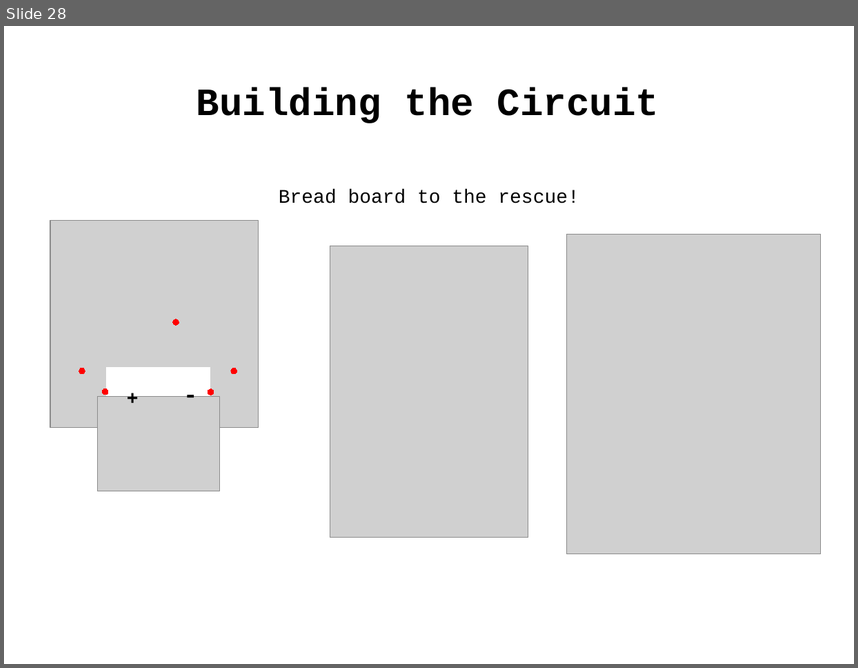
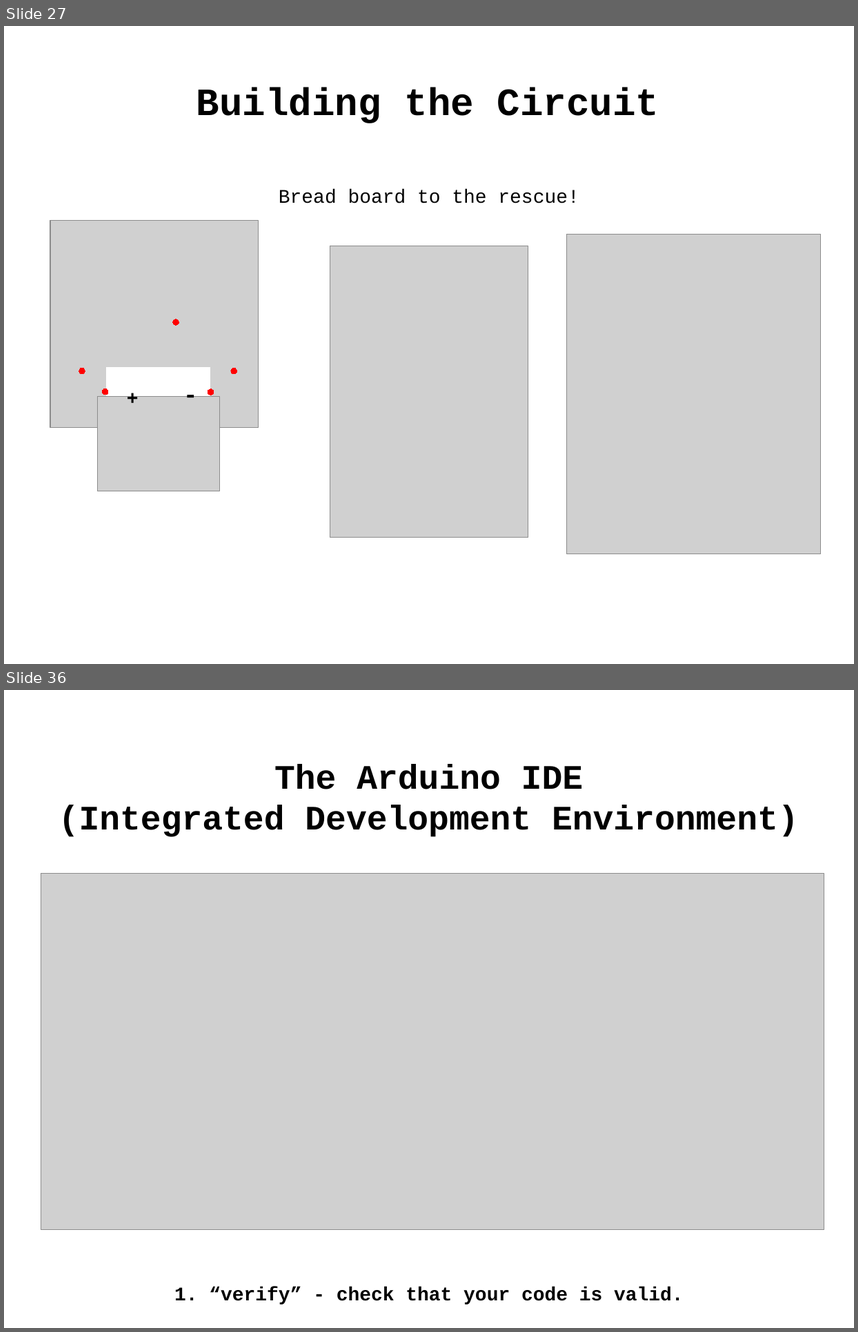
Before and after one commit to lovelandcreatorspace/presentations, a slide deck: arduino/101/raw/arduino101_slides.odp. Shown one above the other, each under a label of ours: slide 28 before the commit, slides 27 and 36 after it; the slides between them are not shown. The pictures are 858x668 and 858x1332 pixels, drawn with LibreOffice and Linux fonts; fonts in the diff are those of the drawing; grey boxes stand for pictures. Boxes give left, top, right and bottom in pixels: in the first picture for what was removed or moved away, otherwise in the second. Text is boxed around its words. In the diff, an @@ line names an element or a change of style, - is before the commit and + after.

```diff
--- a/arduino/101/raw/arduino101_slides.odp
+++ b/arduino/101/raw/arduino101_slides.odp
@@ slide 36 added at bbox=[4, 690, 854, 1328], background #FFFFFF @@
@@ text added at bbox=[59, 764, 799, 837], 32 pt, text #000000, bold @@
+The Arduino IDE
+(Integrated Development Environment)
@@ picture added at bbox=[41, 873, 824, 1229] @@
@@ text added at bbox=[174, 1286, 684, 1304], 18 pt, text #000000, bold @@
+1. “verify” - check that your code is valid.
@@ what was slide 28 is now slide 27 @@
```
Also in this commit, not shown: 5 slides changed, 11 other slides added, 1 slide removed, 1 other file.
